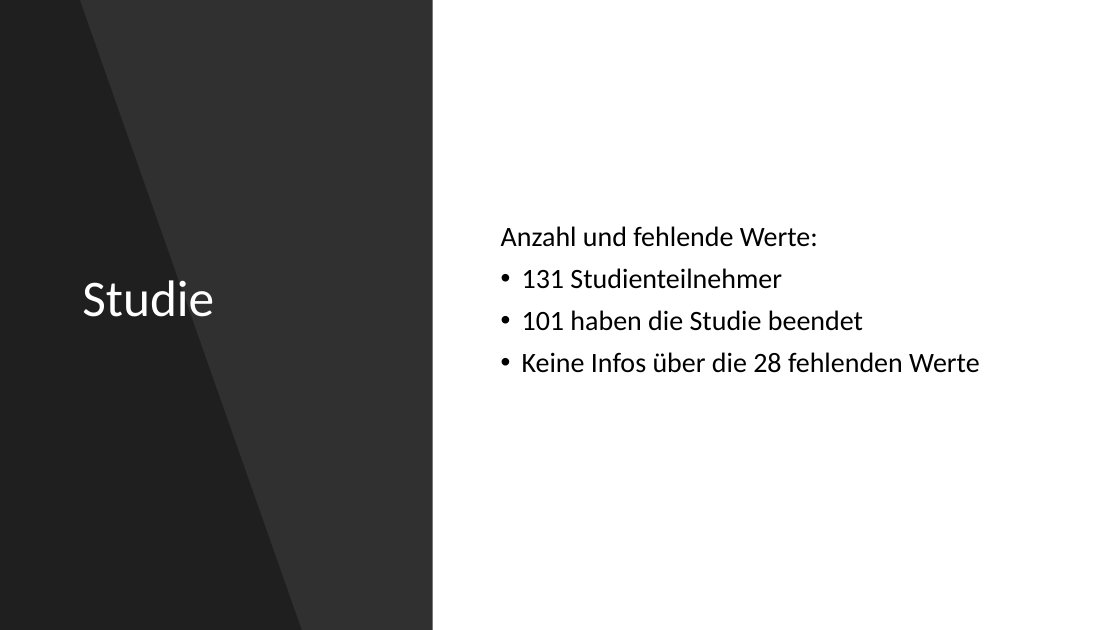
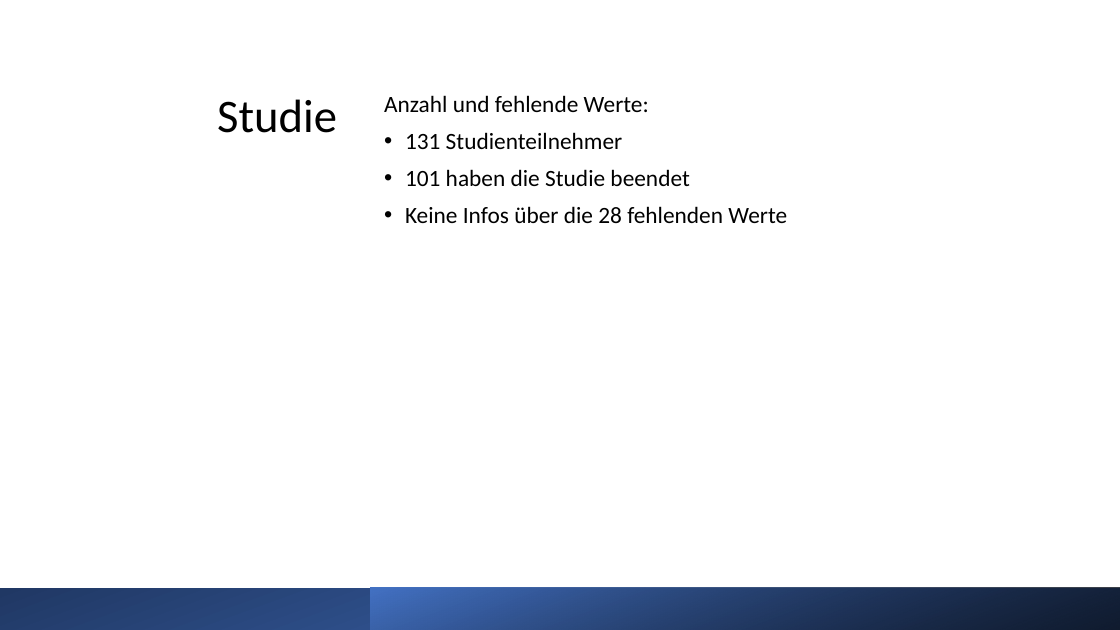
Before and after one commit to buehlpa/ChocolateMilkStudy, a slide deck: slide 9 of pp.pptx. Drawn at 1120x630 pixels with LibreOffice and Linux fonts; fonts in the diff are those of the drawing. Boxes give left, top, right and bottom in pixels: in the first picture for what was removed or moved away, otherwise in the second. Text is boxed around its words. In the diff, an @@ line names an element or a change of style, - is before the commit and + after.

```diff
--- a/pp.pptx
+++ b/pp.pptx
@@ rectangle removed at (0,0,433,630) @@
@@ freeform shape removed at (0,0,302,630) @@
@@ title "Studie": place and size @@
-title "Studie" at (82,280,214,317)
+title "Studie" at (217,99,337,133)
@@ title "Studie" at (217,99,337,133): size 44 to 40 pt, text colour #FFFFFF to #000000; alignment left to right; vertical alignment middle to top @@
@@ text "Anzahl und fehlende Werte:": place and size @@
-text "Anzahl und fehlende Werte:" at (501,226,980,373)
+text "Anzahl und fehlende Werte:" at (384,95,787,223)
@@ text "Anzahl und fehlende Werte:" at (384,95,787,223): size 24 to 20 pt; vertical alignment middle to top @@
@@ rectangle added at (0,588,1120,630), fill gradient #4472C4 to #203864 @@
@@ rectangle added at (371,588,1120,630), fill gradient #000000 to #4472C4 @@
```
Also in this commit, not shown: 10 other slides changed, 2 slides added, 2 slides removed, 5 other files.
